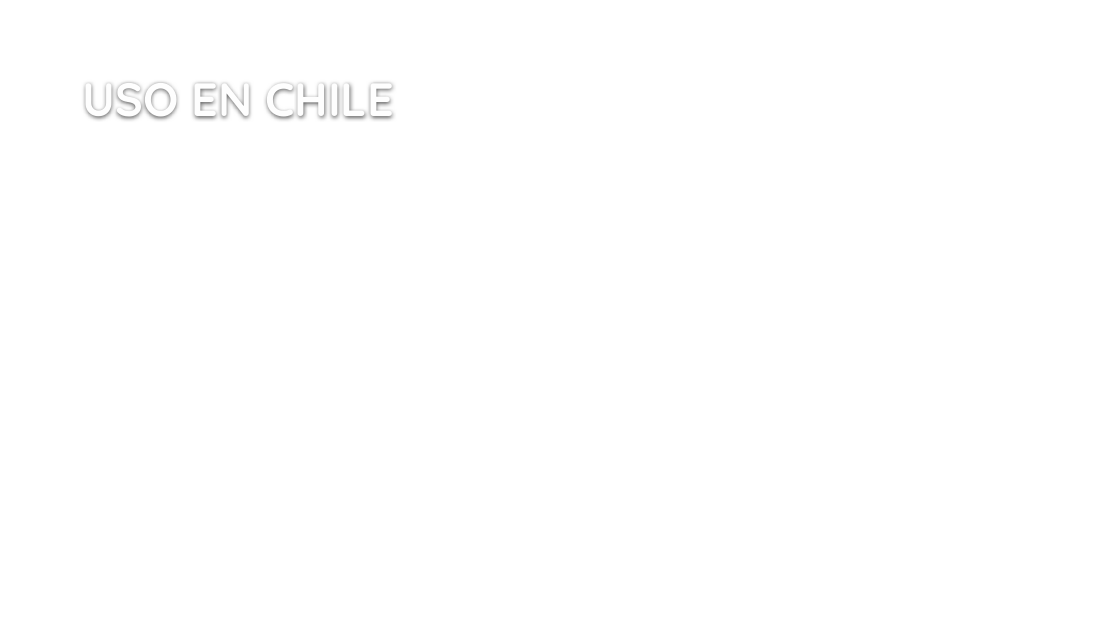
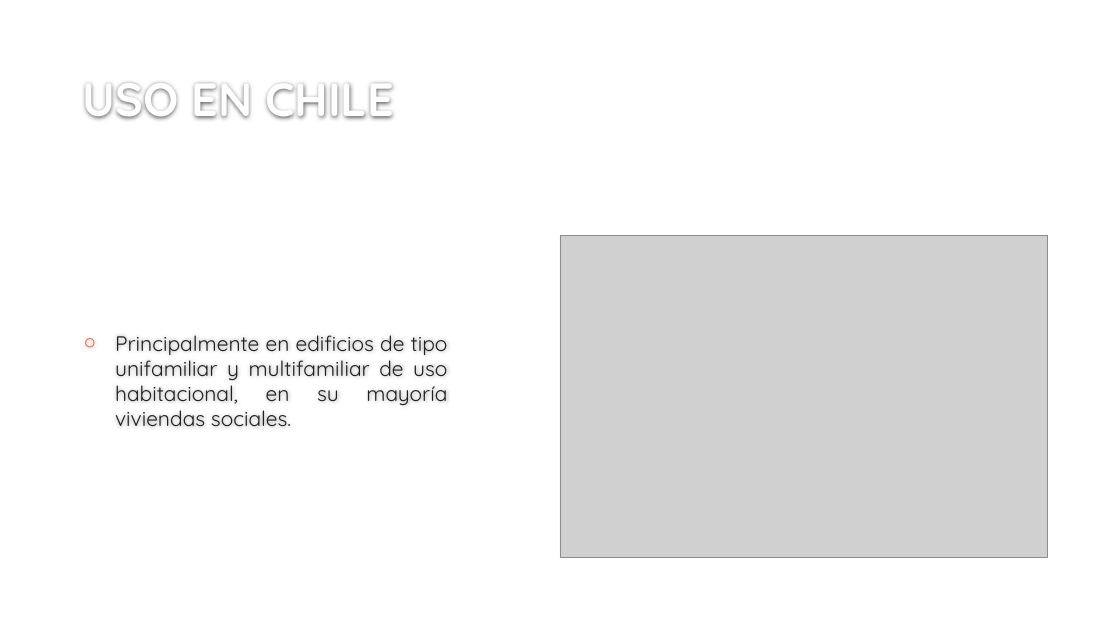
Before and after one commit to ppizarror/proyecto-CI6501, a slide deck: slide 7 of SISTEMAS CONSTRUCTIVOS EN ALBAÑILERIÁ.pptx (slide 9 before the commit). Drawn at 1120x630 pixels with LibreOffice and Linux fonts; fonts in the diff are those of the drawing; grey boxes stand for pictures; background and template pictures are left out. Boxes give left, top, right and bottom in pixels: in the first picture for what was removed or moved away, otherwise in the second. Text is boxed around its words. In the diff, an @@ line names an element or a change of style, - is before the commit and + after.

Commit message:
PPT avanzado con referencias y usos en Chile y el mundo

```diff
--- a/SISTEMAS CONSTRUCTIVOS EN ALBAÑILERIÁ.pptx
+++ b/SISTEMAS CONSTRUCTIVOS EN ALBAÑILERIÁ.pptx
@@ picture added at <box>560,236,1049,558</box> @@
@@ text added at <box>115,335,448,427</box>, 18 pt, text #212121 @@
+○ Principalmente en edificios de tipo unifamiliar y multifamiliar de uso habitacional, en su mayoría viviendas sociales.
```
Also in this commit, not shown: 6 other slides changed, 10 slides added, 3 slides removed.
